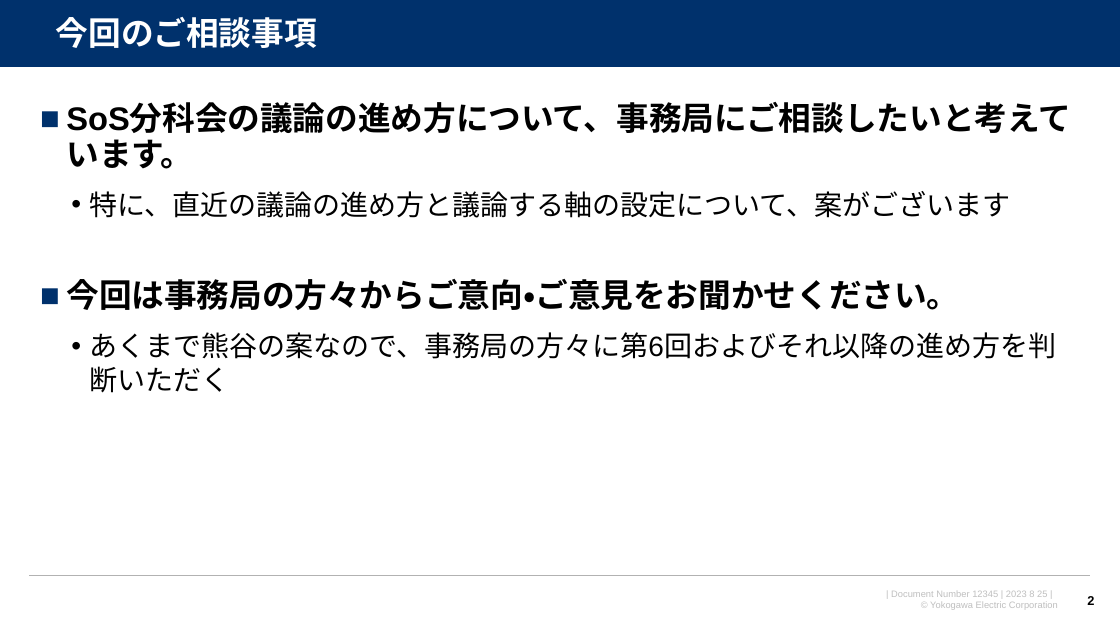
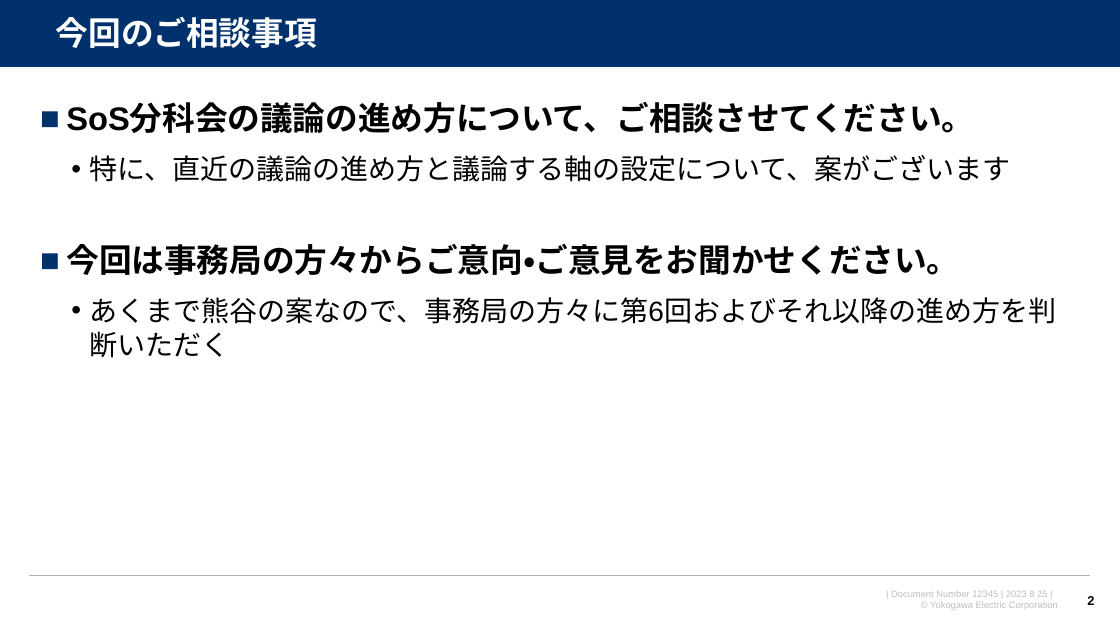
Before and after one commit to watarukumagai-git/opt, a slide deck: slide 2 of SoS/230825_SoS分科会第6回進め方のご相談_rev.0.pptx. Drawn at 1120x630 pixels with LibreOffice and Linux fonts; fonts in the diff are those of the drawing; background and template pictures are left out. Boxes give left, top, right and bottom in pixels: in the first picture for what was removed or moved away, otherwise in the second. Text is boxed around its words. In the diff, an @@ line names an element or a change of style, - is before the commit and + after.

```diff
--- a/SoS/230825_SoS分科会第6回進め方のご相談_rev.0.pptx
+++ b/SoS/230825_SoS分科会第6回進め方のご相談_rev.0.pptx
@@ text at [66,104,974,133]: text changed @@
-■ SoS分科会の議論の進め方について、事務局にご相談したいと考えています。
+■ SoS分科会の議論の進め方について、ご相談させてください。
```
Also in this commit, not shown: 7 other slides changed, 2 slides removed.
